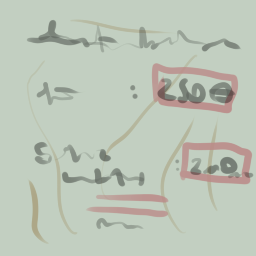
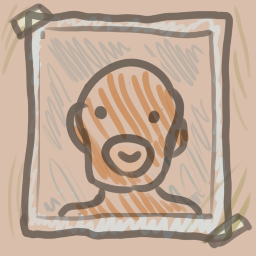
Layered file, before and after one edit (256x256). Changes by layer:
showed group "PFP" (13 layers) over box(0, 0, 256, 256)
added group "4" with 2 layers in group "PFP" over box(0, 0, 256, 256)
added layer "Paint Layer 1" (4th of 8, in "PFP" › "4") (50%) in group "4" over box(0, 0, 256, 256)
added layer "Paint Layer 2" (4th of 8, in "PFP" › "4") in group "4" over box(0, 0, 256, 256)
hid group "Seal" (10 layers) over box(0, 0, 256, 256)
